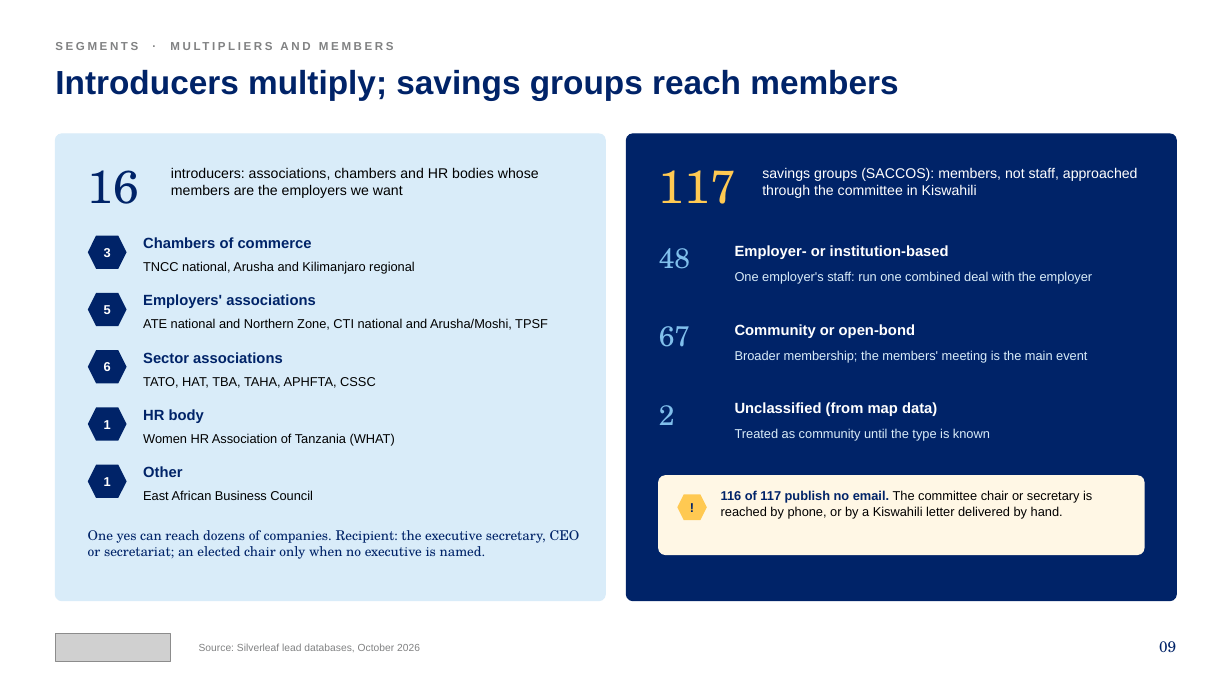
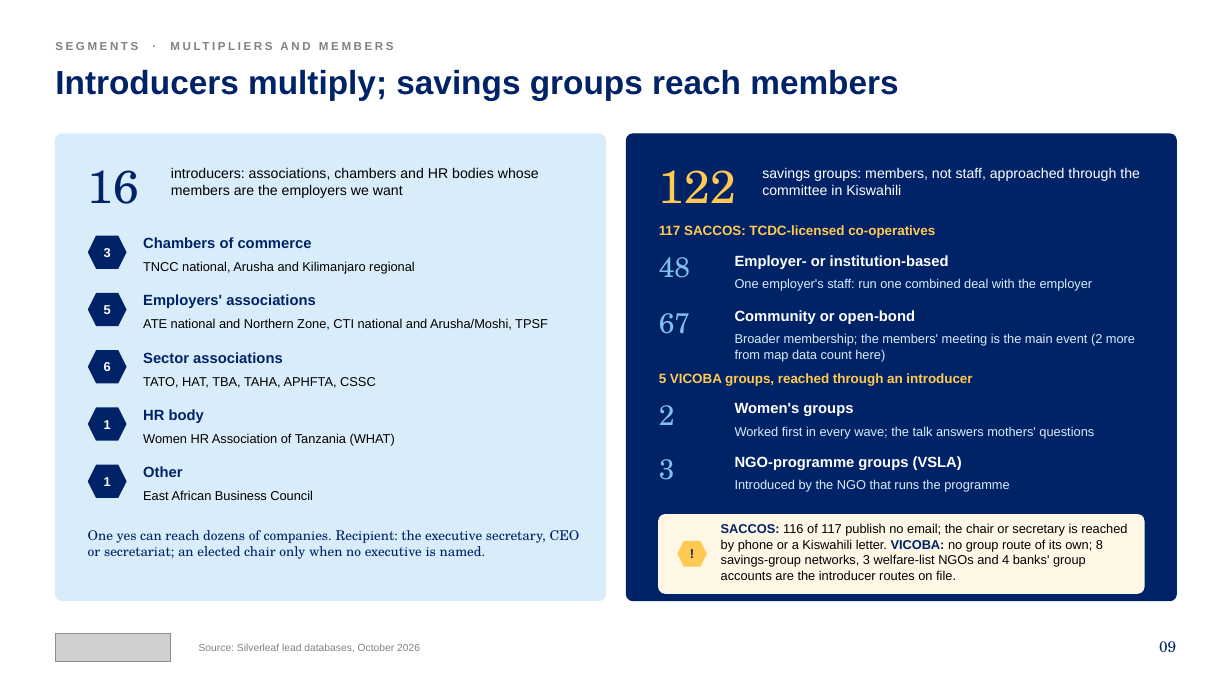
Before and after one commit to Nehemia-joh/Agenticmarketing, a slide deck: slide 9 of outputs/presentations/Silverleaf_Lead_Generation_Strategy_2026-10-12.pptx. Drawn at 1232x693 pixels with LibreOffice and Linux fonts; fonts in the diff are those of the drawing; grey boxes stand for pictures. Boxes give left, top, right and bottom in pixels: in the first picture for what was removed or moved away, otherwise in the second. Text is boxed around its words. In the diff, an @@ line names an element or a change of style, - is before the commit and + after.

```diff
--- a/outputs/presentations/Silverleaf_Lead_Generation_Strategy_2026-10-12.pptx
+++ b/outputs/presentations/Silverleaf_Lead_Generation_Strategy_2026-10-12.pptx
@@ text at box(659, 170, 736, 203): text changed @@
-117
+122
@@ text at box(762, 167, 1140, 195): text changed @@
-savings groups (SACCOS): members, not staff, approached through the committee in Kiswahili
+savings groups: members, not staff, approached through the committee in Kiswahili
@@ text added at box(659, 225, 935, 238), 10.5 pt, text #FFC952, bold @@
+117 SACCOS: TCDC-licensed co-operatives
@@ text "48": place and size @@
-text "48" at box(659, 248, 690, 269)
+text "48" at box(659, 257, 690, 278)
@@ text "Employer- or institution-based": place and size @@
-text "Employer- or institution-based" at box(735, 245, 949, 259)
+text "Employer- or institution-based" at box(735, 255, 949, 269)
@@ text "One employer's staff: run one ...": place and size @@
-text "One employer's staff: run one ..." at box(735, 271, 1093, 284)
+text "One employer's staff: run one ..." at box(735, 278, 1093, 291)
@@ text "67": place and size @@
-text "67" at box(659, 326, 690, 347)
+text "67" at box(659, 313, 690, 334)
@@ text "Community or open-bond": place and size @@
-text "Community or open-bond" at box(735, 324, 915, 338)
+text "Community or open-bond" at box(735, 310, 915, 324)
@@ text at box(735, 333, 1135, 361): text changed @@
-Broader membership; the members' meeting is the main event
+Broader membership; the members' meeting is the main event (2 more from map data count here)
@@ text added at box(659, 372, 972, 386), 10.5 pt, text #FFC952, bold @@
+5 VICOBA groups, reached through an introducer
@@ text at box(735, 403, 853, 416): text changed @@
-Unclassified (from map data)
+Women's groups
@@ text at box(735, 426, 1094, 438): text changed @@
-Treated as community until the type is known
+Worked first in every wave; the talk answers mothers' questions
@@ text added at box(659, 459, 675, 480), 22 pt, text #80BFEC @@
+3
@@ text added at box(735, 456, 962, 470), 11.5 pt, text #FFFFFF, bold @@
+NGO-programme groups (VSLA)
@@ text added at box(735, 479, 1009, 492), 10 pt, text #D9ECF9 @@
+Introduced by the NGO that runs the programme
@@ rounded rectangle: place and size @@
-rounded rectangle at box(659, 476, 1144, 555)
+rounded rectangle at box(659, 515, 1144, 593)
@@ text at box(721, 523, 1127, 580): text changed @@
-116 of 117 publish no email. The committee chair or secretary is reached by phone, or by a Kiswahili letter delivered by hand.
+SACCOS: 116 of 117 publish no email; the chair or secretary is reached by phone or a Kiswahili letter. VICOBA: no group route of its own; 8 savings-group networks, 3 welfare-list NGOs and 4 banks' group accounts are the introducer routes on file.
@@ hexagon "!": place and size @@
-hexagon "!" at box(677, 494, 707, 520)
+hexagon "!" at box(677, 541, 707, 567)
```
Also in this commit, not shown: 4 other slides changed, 2 other files.
